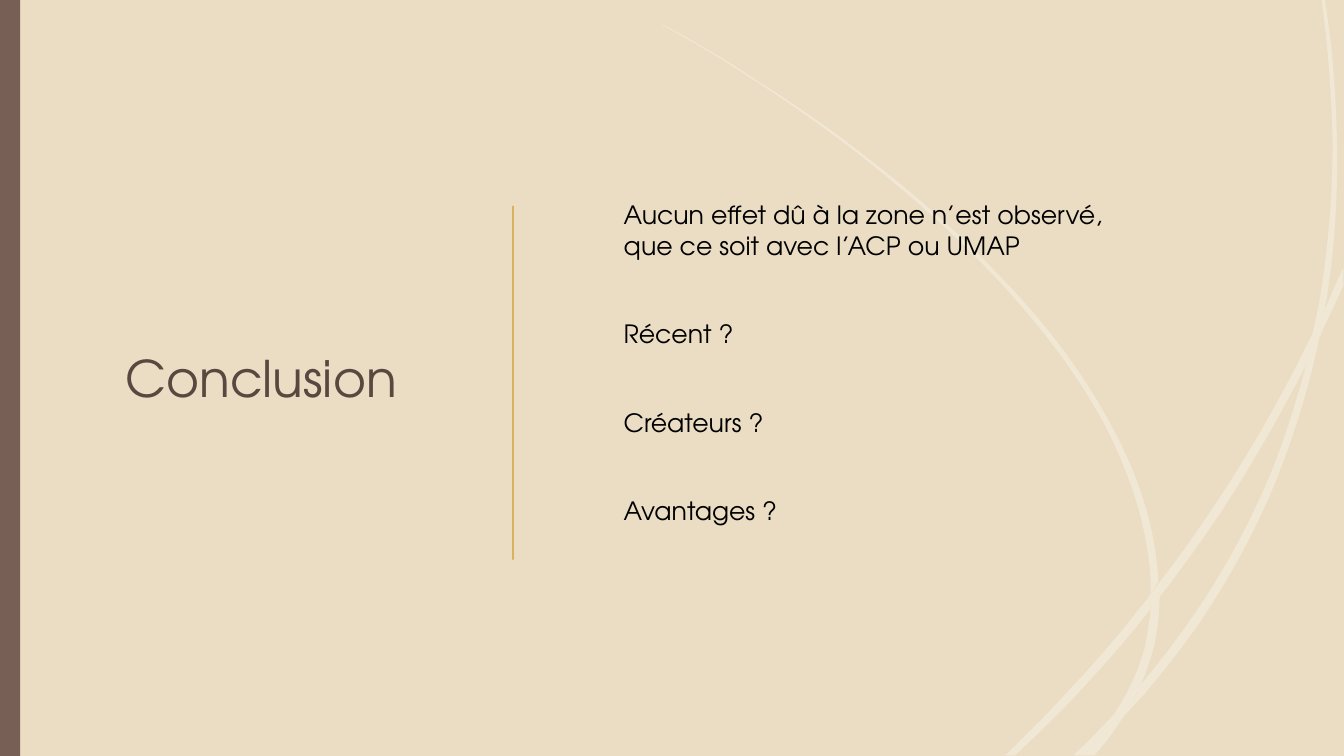
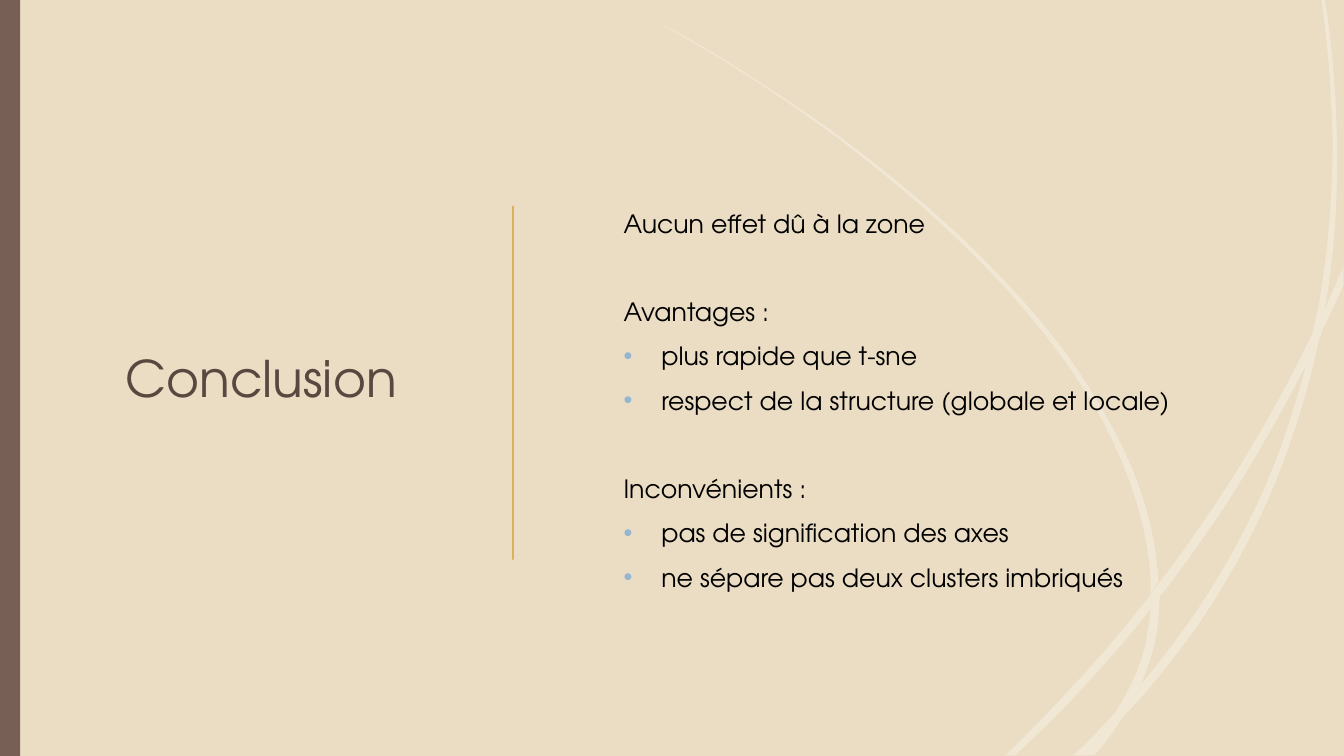
Before and after one commit to Phi-gif/DataViz, a slide deck: slide 15 of diapo.pptx. Drawn at 1344x756 pixels with LibreOffice and Linux fonts; fonts in the diff are those of the drawing. Boxes give left, top, right and bottom in pixels: in the first picture for what was removed or moved away, otherwise in the second. Text is boxed around its words. In the diff, an @@ line names an element or a change of style, - is before the commit and + after.

```diff
--- a/diapo.pptx
+++ b/diapo.pptx
@@ text at [624, 214, 1169, 592]: text changed @@
-Aucun effet dû à la zone n’est observé, que ce soit avec l’ACP ou UMAP
-Récent ?
-Créateurs ?
-Avantages ?
+Aucun effet dû à la zone
+Avantages :
+• plus rapide que t-sne
+• respect de la structure (globale et locale)
+Inconvénients :
+• pas de signification des axes
+• ne sépare pas deux clusters imbriqués
```
Also in this commit, not shown: 7 other slides changed.
